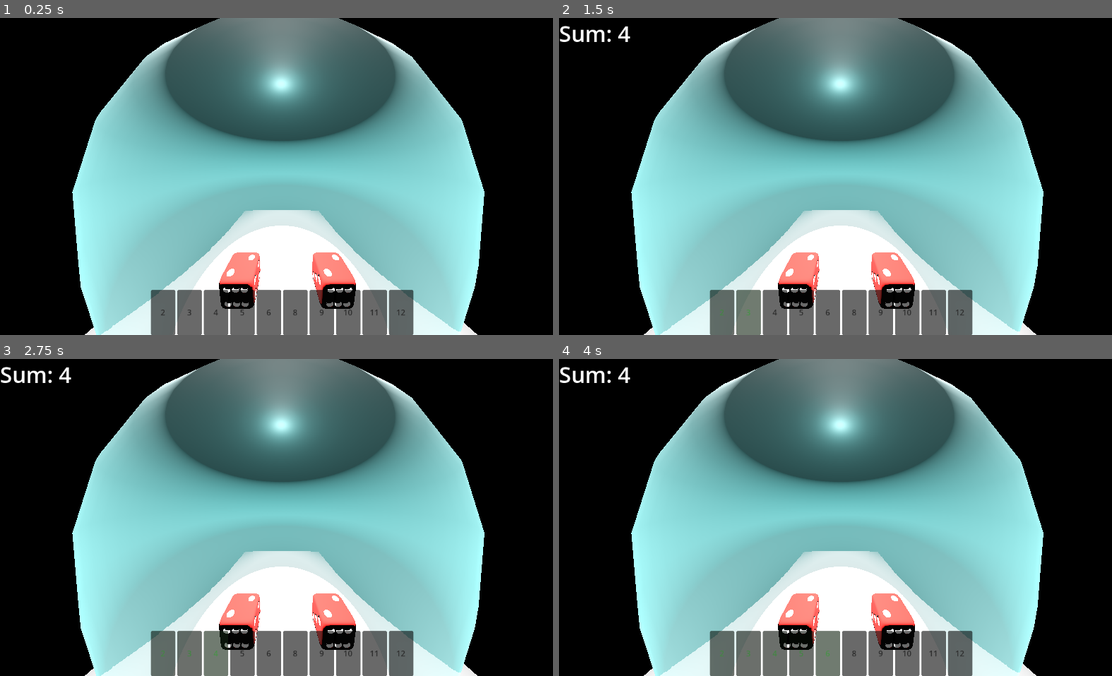
Above: before the commit, frames 1-4 (two rows, left to right).
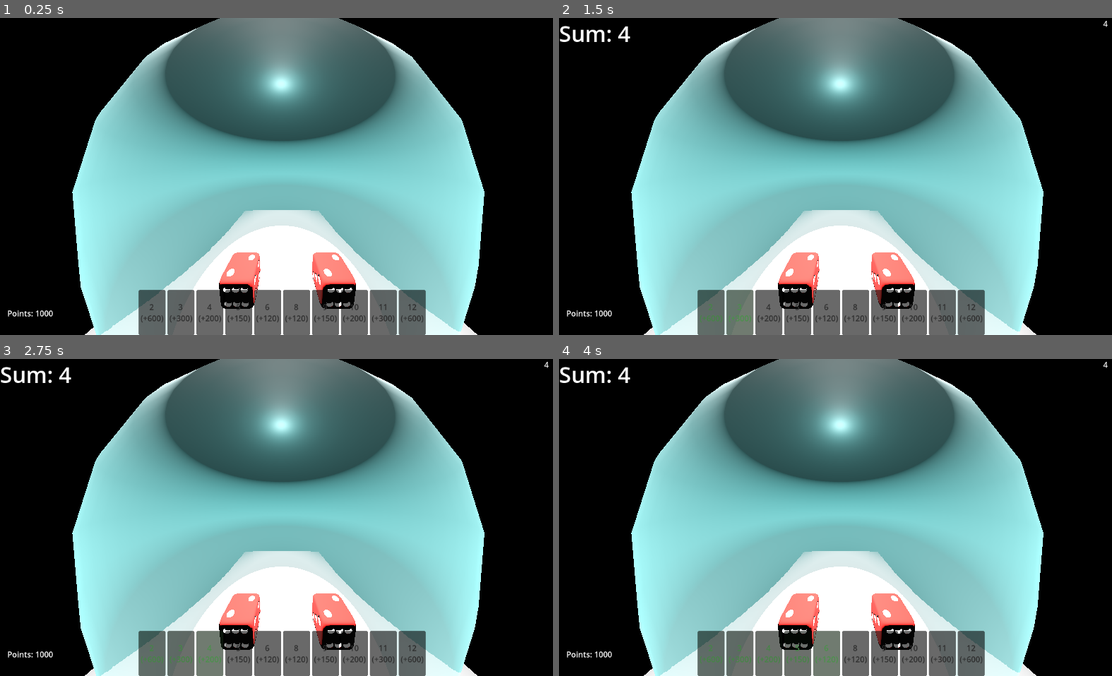
Above: after the commit, the same moments.

Repository: chenmas0n/BubbleCrapsSim
Game: Godot game, scene res://main.tscn
The game is run twice, just before and just after one commit, with the same random seed, the same clock (stepped at 60 frames per second) and the same inputs.
Inputs:
- Up to frame 1 (0.25 s): no input
- Up to frame 2 (1.5 s): click "2" (after the commit: "2 (+600)") at 0.5 s; click "3" (after the commit: "3 (+300)") at 1.25 s
- Up to frame 3 (2.75 s): click "4" (after the commit: "4 (+200)") at 2 s
- Up to frame 4 (4 s): click "5" (after the commit: "5 (+150)") at 2.75 s; click "6" (after the commit: "6 (+120)") at 3.5 s

The runs differ from the first frame. In frame 1, 2.0% of the frame differs, in the area x 1-78%, y 85-100%; in frame 2, 2.0%, in the area x 1-100%, y 0-100%; in frame 3, 2.0%; in frame 4, 1.9%.

Commit message:
11/1 Development
added
- roll history
- basic wager system
- fixed number toggle on active rolls

Diff:
--- a/game_manager.gd
+++ b/game_manager.gd
@@ -1,15 +1,81 @@
 extends Node3D
+
+enum GameState { IDLE, ROLLING, SHOWING_RESULT }
+var game_state: GameState = GameState.IDLE
 
 var active_numbers: Array[int] = []
 var total: int = 0
+const MAX_DISPLAY := 5
+var all_history: Array[int] = []
+
+const SEVEN_PENALTY := 500
+
+
+# Wagering system
+var points: int = 1000
+const BASE_PAYOUT := 100
+var wagers := {}
+
+# Payout multipliers based on probability (6 ways to roll 7 / ways to roll X)
+const PAYOUT_TABLE := {
+	2: 600,   # 1 way  - 6x multiplier
+	3: 300,   # 2 ways - 3x multiplier
+	4: 200,   # 3 ways - 2x multiplier
+	5: 150,   # 4 ways - 1.5x multiplier
+	6: 120,   # 5 ways - 1.2x multiplier
+	7: 0,     # 6 ways - PENALTY (special case)
+	8: 120,   # 5 ways - 1.2x multiplier
+	9: 150,   # 4 ways - 1.5x multiplier
+	10: 200,  # 3 ways - 2x multiplier
+	11: 300,  # 2 ways - 3x multiplier
+	12: 600   # 1 way  - 6x multiplier
+}
+
 signal total_changed(total: int)
 @onready var sum_label: Label = $CanvasLayer/SumLabel
-
+@onready var history_label: VBoxContainer = $CanvasLayer/HistoryColumn
+@onready var points_label: Label = $CanvasLayer/Points  # NEW: Reference your Points label
+@onready var points_feedback_label: Label = $CanvasLayer/PointsFeedback
+@onready var message_label: Label = $CanvasLayer/MessageLabel
 
 func _ready() -> void:
 	 # Connect all number buttons
 	for button in get_tree().get_nodes_in_group("number_buttons"):
 		button.number_toggled.connect(_on_number_toggled)
+		var button_value = button.button_value
+		var payout = PAYOUT_TABLE.get(button_value, 0)
+		if button_value == 7:
+			button.text = str(button_value) + "\n(-" + str(SEVEN_PENALTY) + ")"
+		else:
+			button.text = str(button_value) + "\n(+" + str(payout) + ")"
+	var floor = get_node_or_null("ShakeFloor")
+	if floor:
+		floor.shake_started.connect(_on_shake_started)
+	update_points_display()
+
+# Hide message label initially
+	if message_label:
+		message_label.visible = false
+
+func show_points_change(amount: int) -> void:
+	if points_feedback_label:
+		if amount > 0:
+			points_feedback_label.text = "+" + str(amount)
+			points_feedback_label.add_theme_color_override("font_color", Color(0, 1, 0))
+		else:
+			points_feedback_label.text = str(amount)
+			points_feedback_label.add_theme_color_override("font_color", Color(1, 0, 0))
+
+		points_feedback_label.visible = true
+		# Hide after 1 second
+		await get_tree().create_timer(1.0).timeout
+		points_feedback_label.visible = false
+func update_points_display() -> void:
+	points_label.text = "Points: " + str(points)
+
+func _on_shake_started() -> void:
+	game_state = GameState.ROLLING
+	lock_buttons()
 
 
 func set_total(v: int) -> void:
@@ -20,8 +86,12 @@
 	var anim_player = sum_label.get_parent().get_node_or_null("AnimationPlayer")
 	if anim_player:
 		anim_player.play("ResultAnim")
+	all_history.append(total)
+	_update_history_ui()
 	print(total)
 	check_sum_match()
+	game_state = GameState.SHOWING_RESULT
+	unlock_buttons()
 
 func _on_number_toggled(number: int, is_active: bool):
 	if is_active:
@@ -32,8 +102,37 @@
 
 func check_sum_match() -> void:
 	var active_sum = 0
+	if total == 7:
+		points -= SEVEN_PENALTY
+		sum_label.add_theme_color_override("font_color", Color(1, 0, 0))  # Red
+		print("Rolled 7! Lost ", SEVEN_PENALTY, " points")
+		update_points_display()
+		return
+	# Check if player guessed correctly
 	if total in active_numbers:
-		sum_label.add_theme_color_override("font_color", Color(0, 1, 0)) # Green
-		print("dicehit")
+		var payout = PAYOUT_TABLE.get(total, 0)
+		points += payout
+		sum_label.add_theme_color_override("font_color", Color(0, 1, 0))  # Green
+		print("Correct! Rolled ", total, " - Won ", payout, " points!")
 	else:
-		sum_label.add_theme_color_override("font_color", Color(1, 1, 1)) # Default white
+		# Wrong guess - no points
+		sum_label.add_theme_color_override("font_color", Color(1, 1, 1))  # White
+		print("Missed - Rolled ", total, " but didn't select it")
+	update_points_display()
+func _update_history_ui() -> void:
+	# Use your variable name here; if you kept `history_label`, use that.
+	for child in history_label.get_children():
+		child.queue_free()
+	var start: int = max(0, all_history.size() - MAX_DISPLAY)
+	# Newest at top
+	for i in range(all_history.size() - 1, start - 1, -1):
+		var label: Label = Label.new()
+		label.text = str(all_history[i])
+		history_label.add_child(label)
+
+func lock_buttons() -> void:
+	for button in get_tree().get_nodes_in_group("number_buttons"):
+		button.disabled = true
+func unlock_buttons() -> void:
+	for button in get_tree().get_nodes_in_group("number_buttons"):
+		button.disabled = false
--- a/main.tscn
+++ b/main.tscn
@@ -254,6 +254,17 @@
 "": SubResource("AnimationLibrary_ealxj")
 }
 
+[node name="Points" type="Label" parent="CanvasLayer"]
+offset_left = 15.0
+offset_top = 592.0
+offset_right = 108.0
+offset_bottom = 642.0
+
+[node name="HistoryColumn" type="VBoxContainer" parent="CanvasLayer"]
+offset_left = 1111.0
+offset_right = 1151.0
+offset_bottom = 298.0
+
 [node name="SumLabel" type="Label" parent="CanvasLayer"]
 offset_right = 307.0
 offset_bottom = 78.0
@@ -261,3 +272,15 @@
 text = "Sum:0"
 visible_characters = 0
 visible_ratio = 0.0
+
+[node name="PointsFeedback" type="Label" parent="CanvasLayer"]
+offset_left = 47.0
+offset_top = 486.0
+offset_right = 156.0
+offset_bottom = 549.0
+
+[node name="MessageLabel" type="Label" parent="CanvasLayer"]
+offset_left = 235.0
+offset_top = 440.0
+offset_right = 318.0
+offset_bottom = 498.0
